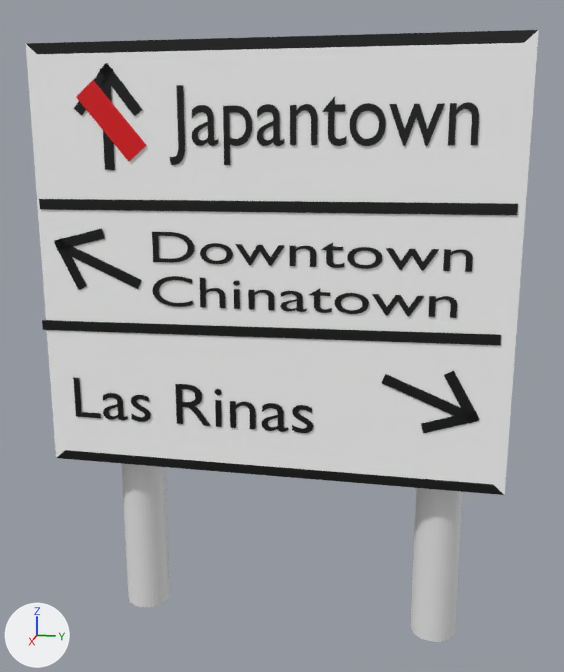
What one commit did to the FBX model Assets/Models/UK_junction_sign_14.fbx.
Both versions are drawn from a 50 mm camera at (62.5, 15.0, 41.5) aimed at (-1.4, 2.3, 25.5). Every picture has the same lights, and +X, +Y and +Z are marked at lower left. Where no turn or scale is listed for an object, it has been applied to the vertices.

Script lines for the objects in view, before the commit:
```python
me_cylinder_001 = bpy.data.meshes.new('Cylinder.001')
me_cylinder_001.from_pydata(...)  # 128 vertices, 98 faces; spans x -2.0..2.0, y -2.0..2.0, z -4.0..46.3
me_text_003 = bpy.data.meshes.new('Text.003')
me_text_003.from_pydata(...)  # 1106 vertices, 1080 faces; spans x 0.0, y 0.3..25.8, z -7.3..-1.2
me_text_003.materials.append(mat_material_018)  # black #000000
me_text_004 = bpy.data.meshes.new('Text.004')
me_text_004.from_pydata(...)  # 825 vertices, 813 faces; spans x 0.0, y 0.4..21.5, z 0.0..3.6
me_text_004.materials.append(mat_material_027)  # black #000000
ob_cylinder_001 = bpy.data.objects.new('Cylinder.001', me_cylinder_001)
ob_cylinder_001.location = (-1.9, 16.1, 2.6)
ob_text_001 = bpy.data.objects.new('Text.001', me_text_003)
ob_text_001.location = (2.2, -8.2, 35.7)
ob_text_003 = bpy.data.objects.new('Text.003', me_text_004)
ob_text_003.location = (2.2, -15.9, 18.2)
# also in view: 'Text' at (2.2, 5.7, 42.8); 'Plane.011' at (2.2, 14.4, 22.0); 'Plane.012' at (2.2, 1.0, 26.6); 'Cylinder' at (-1.9, -11.1, 23.8); 'Cube.001' at (0.2, 1.7, 31.6)
```
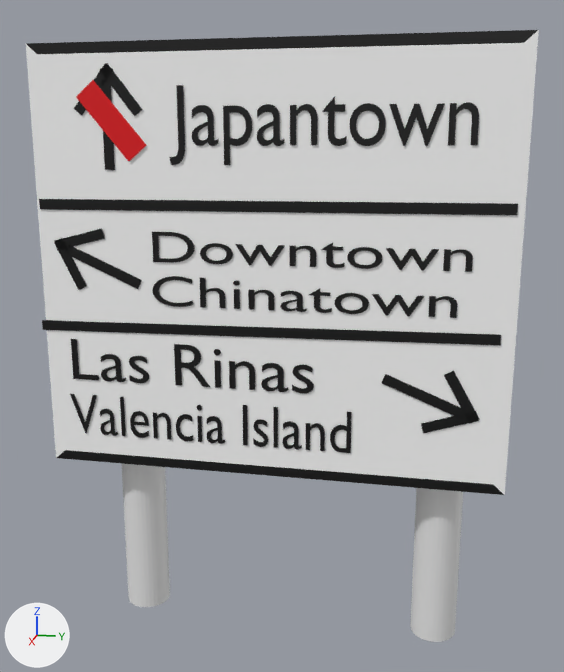
What changed in the scene script:
```text
Add mat_material_001:
    mat_material_001 = principled_material('Material.001')
    mat_material_001.base_color = (0.0, 0.0, 0.0)  # black #000000
Add me_text_005:
    me_text_005.from_pydata(...)  # 1116 vertices, 1096 faces; spans x 0.0, y 0.0..24.7, z 0.0..3.6
    me_text_005.materials.append(mat_material_001)  # black #000000
Change ob_text_003:
    ob_text_003.location: (2.2, -15.9, 18.2) -> (2.2, -15.9, 21.7)
Add ob_text_004:
    ob_text_004 = bpy.data.objects.new('Text.004', me_text_005)
    ob_text_004.location = (2.2, -15.9, 16.7)
```

Location of each change, [x1, y1, x2, y2] in pixels of the pictures (564 x 672 px):
'Text.003', moved: before [73, 378, 313, 433]; after [71, 339, 314, 394]
'Text.004', added (black): after [70, 394, 352, 453]
